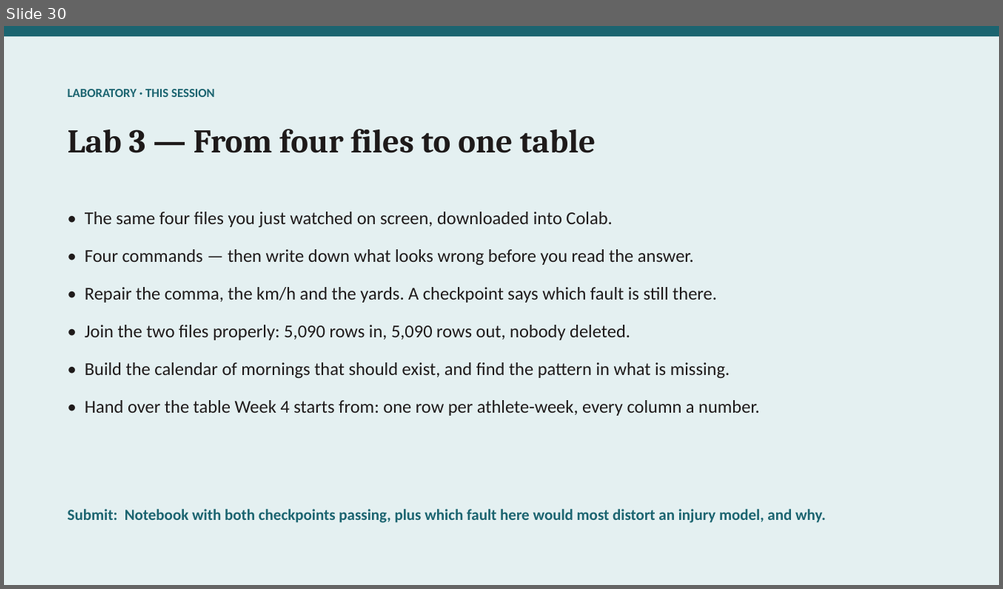
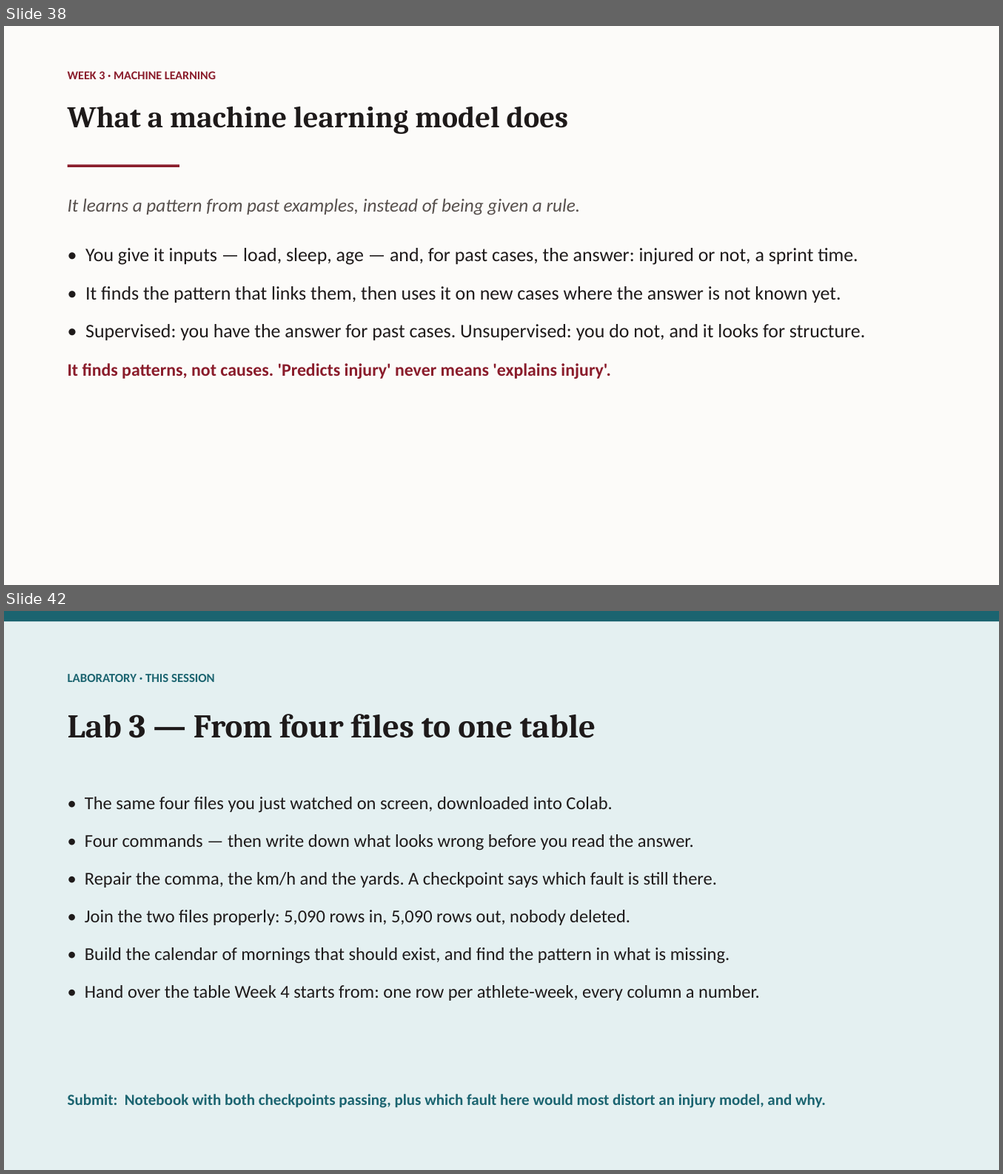
Before and after one commit to galipaydin/pes3850, a slide deck: lectures/week03/slides.pptx. Shown one above the other, each under a label of ours: slide 30 before the commit, slides 38 and 42 after it; the slides between them are not shown. The pictures are 1003x589 and 1003x1174 pixels, drawn with LibreOffice and Linux fonts; fonts in the diff are those of the drawing. Boxes give left, top, right and bottom in pixels: in the first picture for what was removed or moved away, otherwise in the second. Text is boxed around its words. In the diff, an @@ line names an element or a change of style, - is before the commit and + after.

Commit message:
Week 3 slides: preprocessing, analysis and machine learning

```diff
--- a/lectures/week03/slides.pptx
+++ b/lectures/week03/slides.pptx
@@ slide 38 added at [4,26,999,585], background #FCFBF9 @@
@@ text added at [68,71,216,79], 11.5 pt, text #8A1C2B, bold @@
+WEEK 3 · MACHINE LEARNING
@@ text added at [68,106,569,134], 29 pt, text #1E1A1A, bold @@
+What a machine learning model does
@@ rectangle added at [68,165,179,168], fill #8A1C2B @@
@@ text added at [68,198,580,215], 18 pt, text #57504D, italic @@
+It learns a pattern from past examples, instead of being given a rule.
@@ text added at [68,248,865,379], 18.5 pt, text #1E1A1A @@
+• You give it inputs — load, sleep, age — and, for past cases, the answer: injured or not, a sprint time.
+• It finds the pattern that links them, then uses it on new cases where the answer is not known yet.
+• Supervised: you have the answer for past cases. Unsupervised: you do not, and it looks for structure.
+It finds patterns, not causes. 'Predicts injury' never means 'explains injury'.
@@ what was slide 30 is now slide 42 @@
```
Also in this commit, not shown: 11 other slides added, 1 other file.
